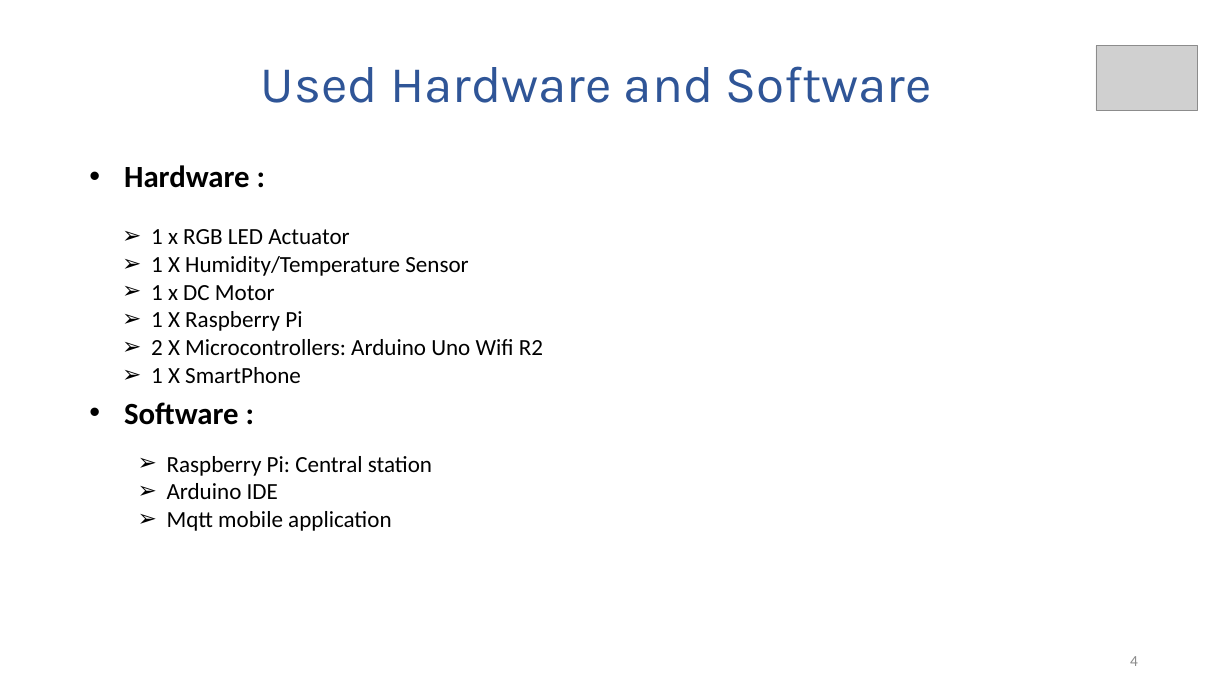
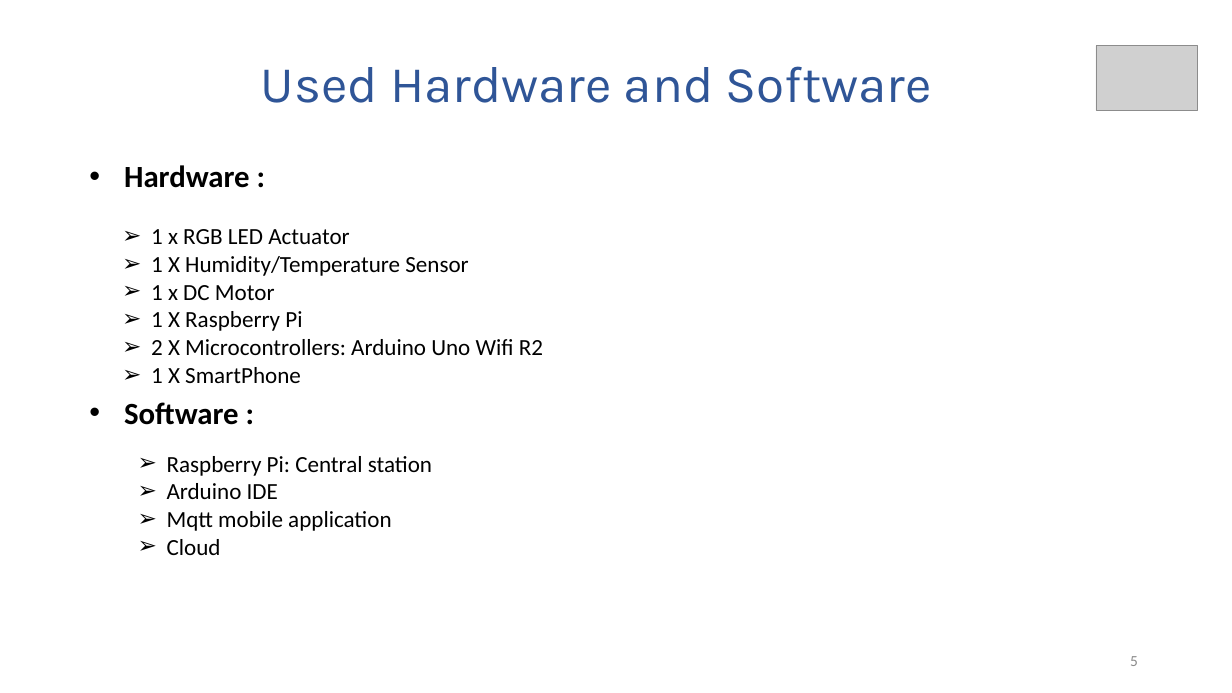
Before and after one commit to JaouaherBelgacem/Hw_and_AES-projects, a slide deck: slide 5 of AES Project/IOT presentation.pptx (slide 4 before the commit). Drawn at 1232x693 pixels with LibreOffice and Linux fonts; fonts in the diff are those of the drawing; grey boxes stand for pictures. Boxes give left, top, right and bottom in pixels: in the first picture for what was removed or moved away, otherwise in the second. Text is boxed around its words. In the diff, an @@ line names an element or a change of style, - is before the commit and + after.

```diff
--- a/AES Project/IOT presentation.pptx
+++ b/AES Project/IOT presentation.pptx
@@ text at [167,539,221,555]: paragraph added @@
+➢ Cloud
@@ page number at [1130,656,1138,666]: text changed @@
-4
+5
```
Also in this commit, not shown: 1 other slide changed, 1 slide added, 2 slides removed, 17 other files.
